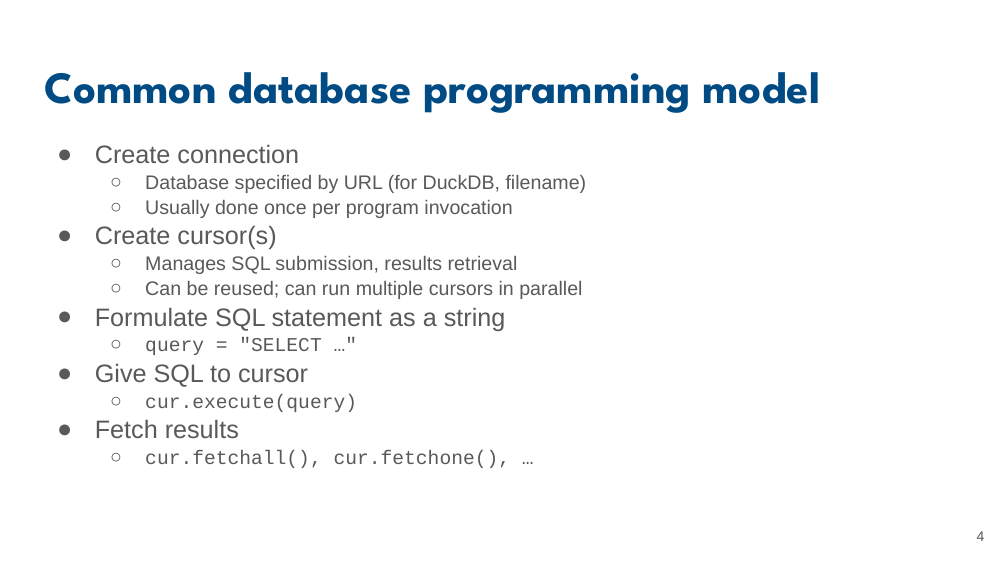
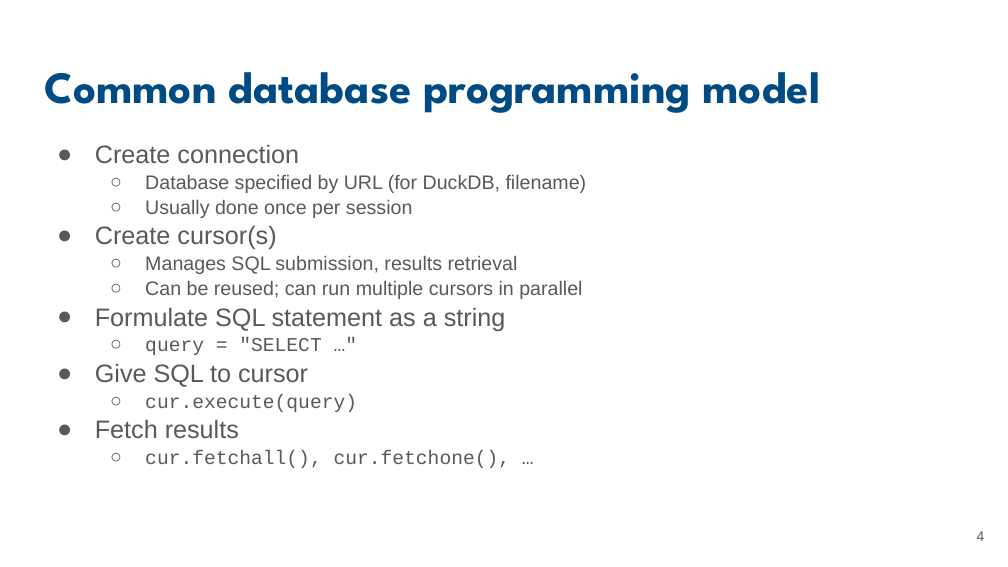
Before and after one commit to UCSB-Library-Research-Data-Services/bren-eds213, a slide deck: slide 4 of modules/week06/slides-06.pptx. Drawn at 1008x567 pixels with LibreOffice and Linux fonts; fonts in the diff are those of the drawing. Boxes give left, top, right and bottom in pixels: in the first picture for what was removed or moved away, otherwise in the second. Text is boxed around its words. In the diff, an @@ line names an element or a change of style, - is before the commit and + after.

Commit message:
refresh of the programming DB deck

```diff
--- a/modules/week06/slides-06.pptx
+++ b/modules/week06/slides-06.pptx
@@ text at [145,200,413,218]: text changed @@
-  ○ Usually done once per program invocation
+  ○ Usually done once per session
```
Also in this commit, not shown: 1 other slide changed, 1 slide added.
